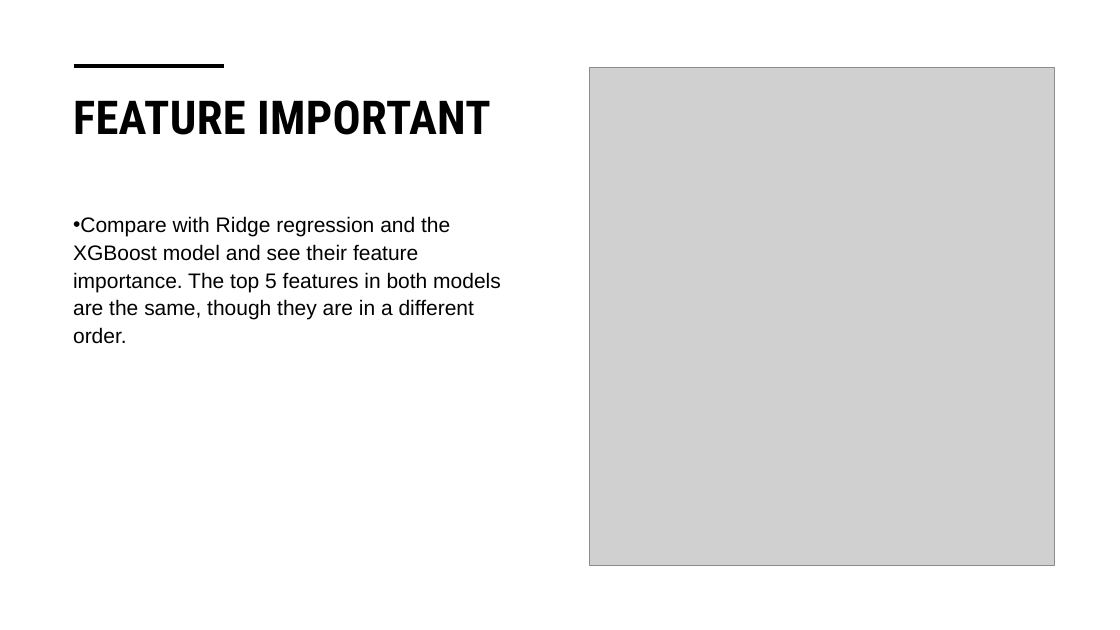
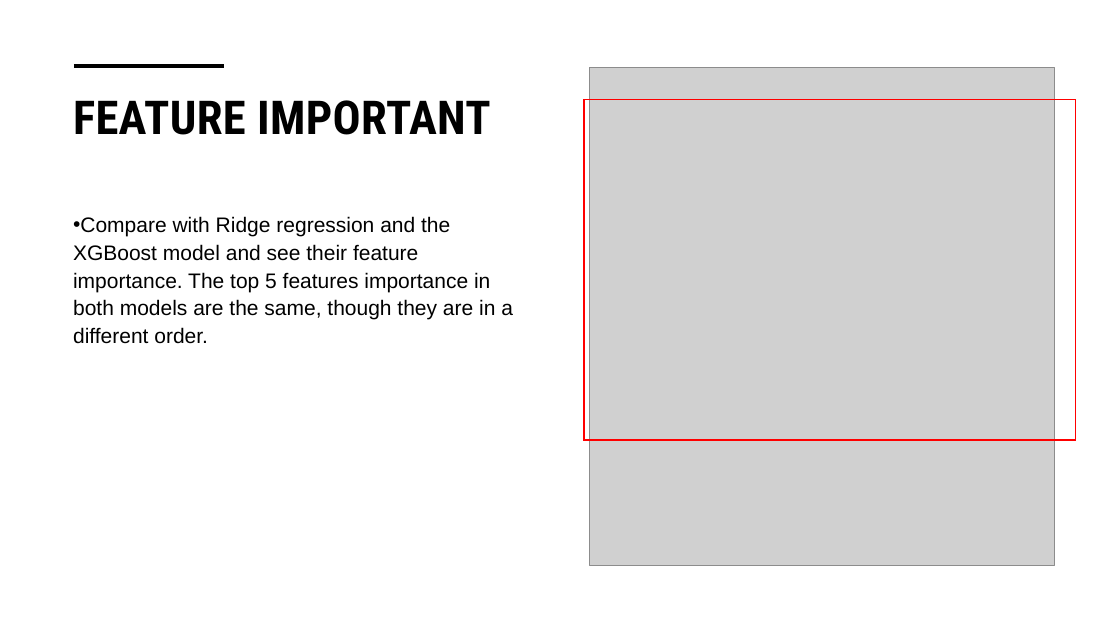
Before and after one commit to wenshanliu653/Springboard_Capstone, a slide deck: slide 13 of Report/Presentation1.pptx (slide 12 before the commit). Drawn at 1120x630 pixels with LibreOffice and Linux fonts; fonts in the diff are those of the drawing; grey boxes stand for pictures. Boxes give left, top, right and bottom in pixels: in the first picture for what was removed or moved away, otherwise in the second. Text is boxed around its words. In the diff, an @@ line names an element or a change of style, - is before the commit and + after.

```diff
--- a/Report/Presentation1.pptx
+++ b/Report/Presentation1.pptx
@@ rectangle added at (584,99,1075,440), outline #FF0000 1 pt @@
@@ text at (73,216,513,344): text changed @@
-• Compare with Ridge regression and the XGBoost model and see their feature importance. The top 5 features in both models are the same, though they are in a different order.
+• Compare with Ridge regression and the XGBoost model and see their feature importance. The top 5 features importance in both models are the same, though they are in a different order.
```
Also in this commit, not shown: 5 other slides changed, 1 slide added, 4 other files.
